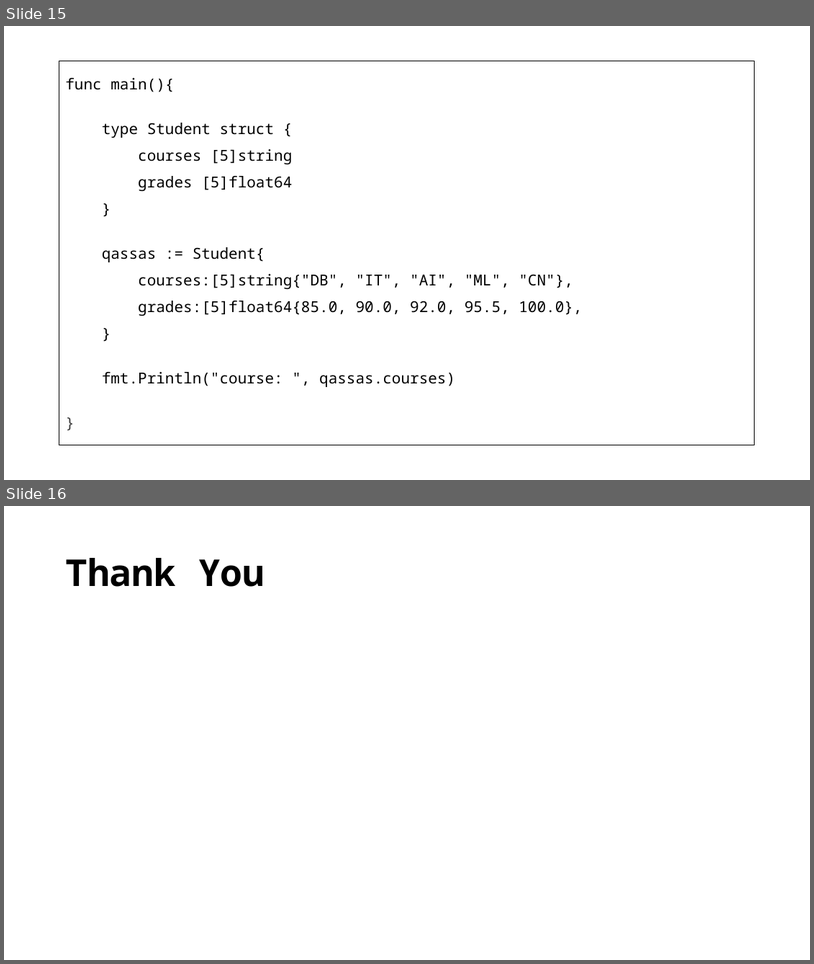
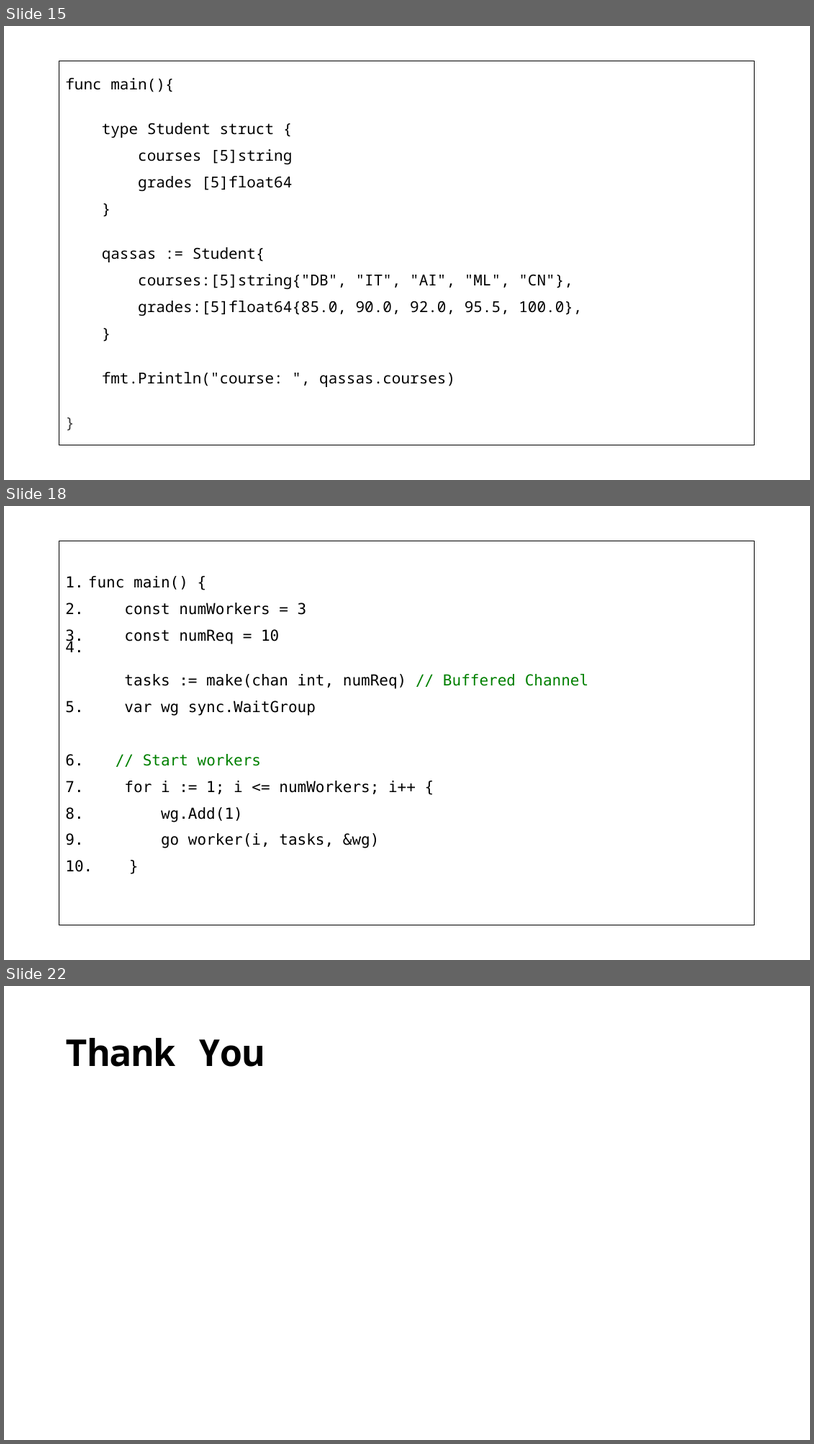
Before and after one commit to qassasahmed/parallel, a slide deck: lab_5/lab_5.pptx. Shown one above the other, each under a label of ours: slides 15 and 16 before the commit, slides 15, 18 and 22 after it; the slides between them are not shown. The pictures are 814x964 and 814x1444 pixels, drawn with LibreOffice and Linux fonts; fonts in the diff are those of the drawing. Boxes give left, top, right and bottom in pixels: in the first picture for what was removed or moved away, otherwise in the second. Text is boxed around its words. In the diff, an @@ line names an element or a change of style, - is before the commit and + after.

```diff
--- a/lab_5/lab_5.pptx
+++ b/lab_5/lab_5.pptx
@@ slide 18 added at [4, 506, 810, 960], background #FFFFFF @@
@@ text added at [59, 541, 756, 925], outline #000000 0.75 pt, 18 pt, text #000000 @@
+1. func main() {
+2. const numWorkers = 3
+3. const numReq = 10
+4. tasks := make(chan int, numReq) // Buffered Channel
+5. var wg sync.WaitGroup
+6. // Start workers
+7. for i := 1; i <= numWorkers; i++ {
+8. wg.Add(1)
+9. go worker(i, tasks, &wg)
+10. }
@@ what was slide 16 is now slide 22 @@
```
Also in this commit, not shown: 1 slide changed, 5 other slides added, 1 other file.
